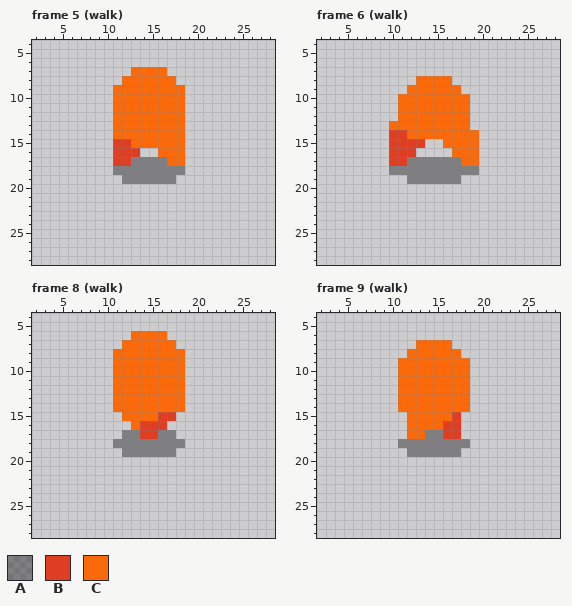
One commit to this pixel-art file: assets/entities/stomper.aseprite. This is how it looked before the edit.
32x32 pixels, 10 frames. Shown: frame 5 (walk): x 2..28, y 4..28; frame 6 (walk): x 2..28, y 4..28; frame 8 (walk): x 2..28, y 4..28; frame 9 (walk): x 2..28, y 4..28. The commit also changed other frames, which this record leaves out.
Visible layers, top first: "Layer 2", "Layer 1" opacity 39%.
Palette (. is transparent): A #06060864  B #df3e23  C #fa6a0a
Pixels before, frame 5 (walk), first column x 11:
 7 ..CCCC..
 8 .CCCCCC.
 9 CCCCCCCC
10 CCCCCCCC
11 CCCCCCCC
12 CCCCCCCC
13 CCCCCCCC
14 CCCCCCCC
15 BBCCCCCC
16 BBB..CCC
17 BBAAAACC
18 AAAAAAAA
19 .AAAAAA.
Pixels before, frame 6 (walk), first column x 10:
 8 ...CCCC...
 9 ..CCCCCC..
10 .CCCCCCCC.
11 .CCCCCCCC.
12 .CCCCCCCC.
13 CCCCCCCCC.
14 BBCCCCCCCC
15 BBBB..CCCC
16 BBB....CCC
17 BBAAAAAACC
18 AAAAAAAAAA
19 ..AAAAAA..
Pixels before, frame 8 (walk), first column x 11:
 6 ..CCCC..
 7 .CCCCCC.
 8 CCCCCCCC
 9 CCCCCCCC
10 CCCCCCCC
11 CCCCCCCC
12 CCCCCCCC
13 CCCCCCCC
14 CCCCCCCC
15 .CCCCBB.
16 ..CBBB..
17 .AABBAA.
18 AAAAAAAA
19 .AAAAAA.
Pixels before, frame 9 (walk), first column x 11:
 7 ..CCCC..
 8 .CCCCCC.
 9 CCCCCCCC
10 CCCCCCCC
11 CCCCCCCC
12 CCCCCCCC
13 CCCCCCCC
14 CCCCCCCC
15 .CCCCCB.
16 .CCCCBB.
17 .CCAABB.
18 AAAAAAAA
19 .AAAAAA.
After the commit:
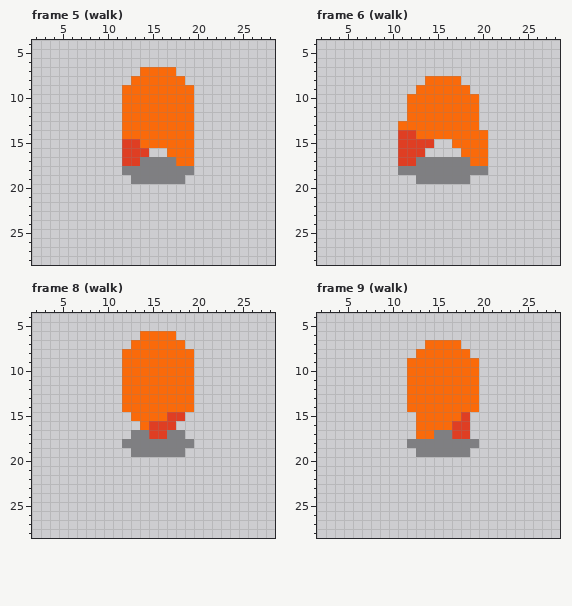
Commit: stomper jump anim + timers
Diff:
layer "shadow" opacity 39% added
layer "stomper" added
layer "Layer 1" opacity 39% -> 100%
Changed rows in their new state; - is an unchanged pixel.
Frame 5 (walk):
first column x 11:
 7 --.---C--
 8 -.-----C-
 9 .-------C
10 .-------C
11 .-------C
12 .-------C
13 .-------C
14 .-------C
15 .-B-----C
16 .--B-.--C
17 .-B---A-C
18 .-------A
19 -.-----A-
Frame 6 (walk):
first column x 10:
 8 ---.---C---
 9 --.-----C--
10 -.-------C-
11 -.-------C-
12 -.-------C-
13 .--------C-
14 .-B-------C
15 .---B-.---C
16 .--B---.--C
17 .-B-----A-C
18 .---------A
19 --.-----A--
Frame 8 (walk):
first column x 11:
 6 --.---C--
 7 -.-----C-
 8 .-------C
 9 .-------C
10 .-------C
11 .-------C
12 .-------C
13 .-------C
14 .-------C
15 -.---C-B-
16 --.C--B--
17 -.-A-B-A-
18 .-------A
19 -.-----A-
Frame 9 (walk):
first column x 11:
 7 --.---C--
 8 -.-----C-
 9 .-------C
10 .-------C
11 .-------C
12 .-------C
13 .-------C
14 .-------C
15 -.----CB-
16 -.---C-B-
17 -.-C-A-B-
18 .-------A
19 -.-----A-
